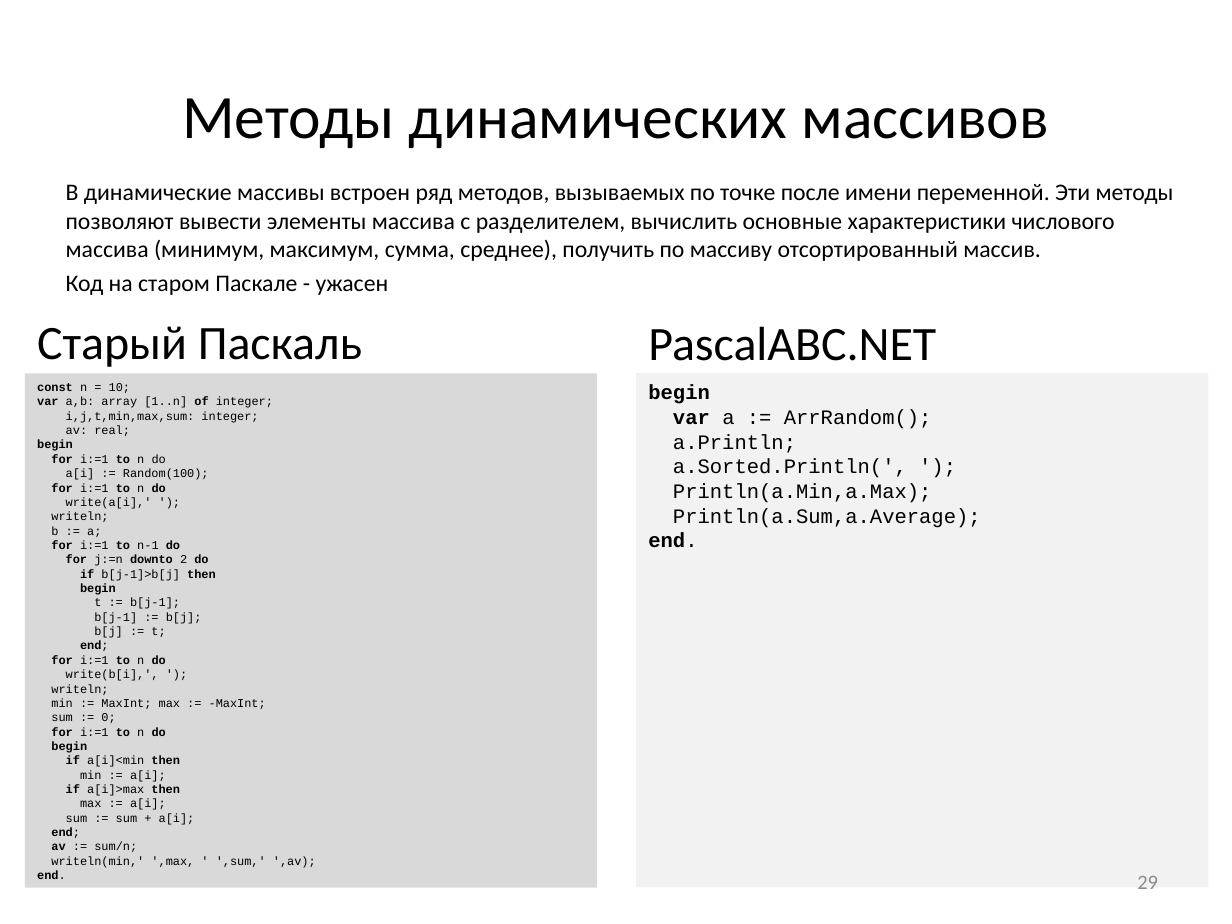
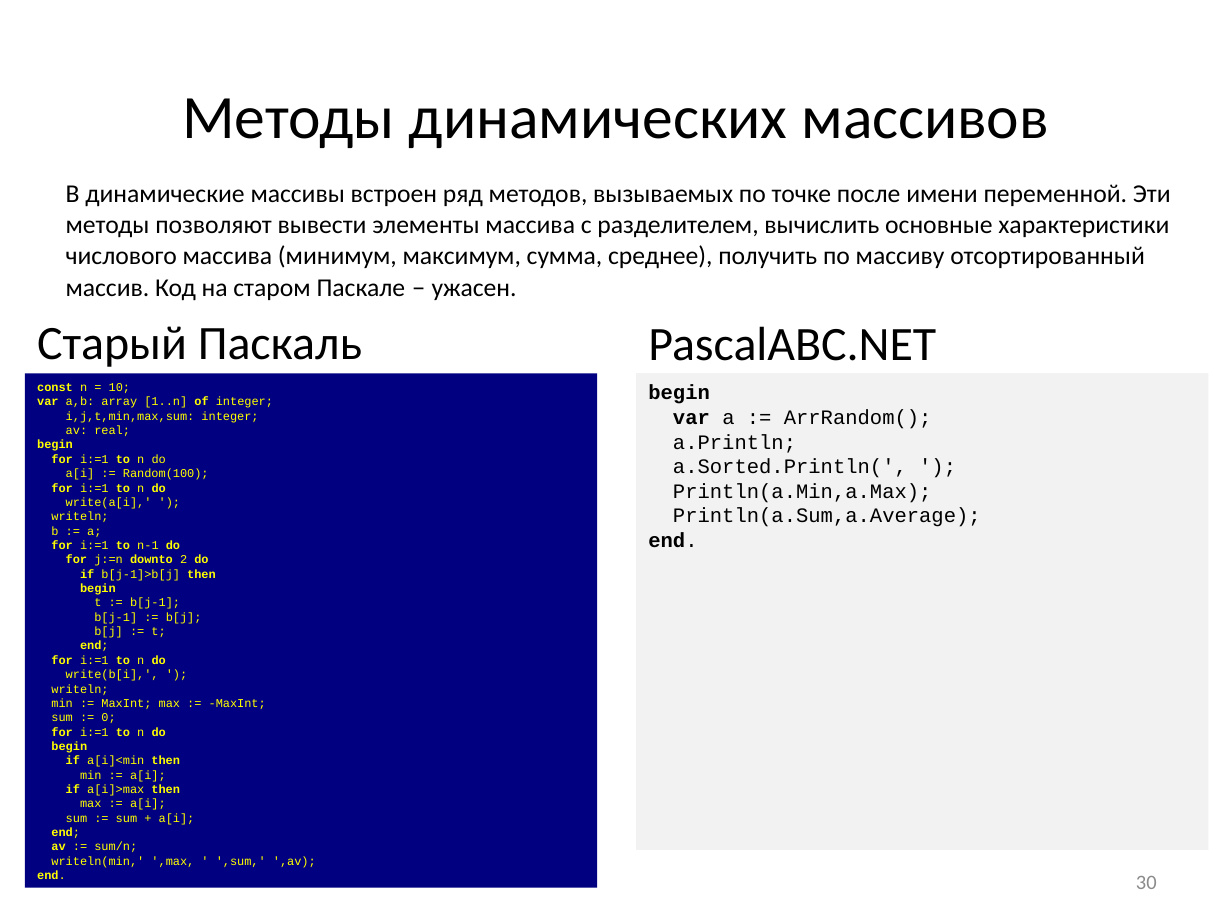
Before and after one commit to pascalabcnet/pascalabcnet, a slide deck: slide 30 of _Presentations/2015 New Features/PascalABC.NET 2015.pptx (slide 29 before the commit). Drawn at 1232x924 pixels with LibreOffice and Linux fonts; fonts in the diff are those of the drawing. Boxes give left, top, right and bottom in pixels: in the first picture for what was removed or moved away, otherwise in the second. Text is boxed around its words. In the diff, an @@ line names an element or a change of style, - is before the commit and + after.

```diff
--- a/_Presentations/2015 New Features/PascalABC.NET 2015.pptx
+++ b/_Presentations/2015 New Features/PascalABC.NET 2015.pptx
@@ text at <box>66,184,1171,301</box>: text changed; size 13.9 to 15 pt @@
-В динамические массивы встроен ряд методов, вызываемых по точке после имени переменной. Эти методы позволяют вывести элементы массива с разделителем, вычислить основные характеристики числового массива (минимум, максимум, сумма, среднее), получить по массиву отсортированный массив.
-Код на старом Паскале - ужасен
+В динамические массивы встроен ряд методов, вызываемых по точке после имени переменной. Эти методы позволяют вывести элементы массива с разделителем, вычислить основные характеристики числового массива (минимум, максимум, сумма, среднее), получить по массиву отсортированный массив. Код на старом Паскале – ужасен.
@@ rectangle "const n = 10;" at <box>25,373,598,887</box>: text colour #000000 to #FFFF00; fill #D9D9D9 to #000080 @@
@@ rectangle "begin": place and size @@
-rectangle "begin" at <box>636,373,1209,887</box>
+rectangle "begin" at <box>636,373,1209,850</box>
@@ page number at <box>1136,876,1157,889</box>: text changed @@
-29
+30
```
Also in this commit, not shown: 40 other slides changed, 1 slide added, 11 other files.
